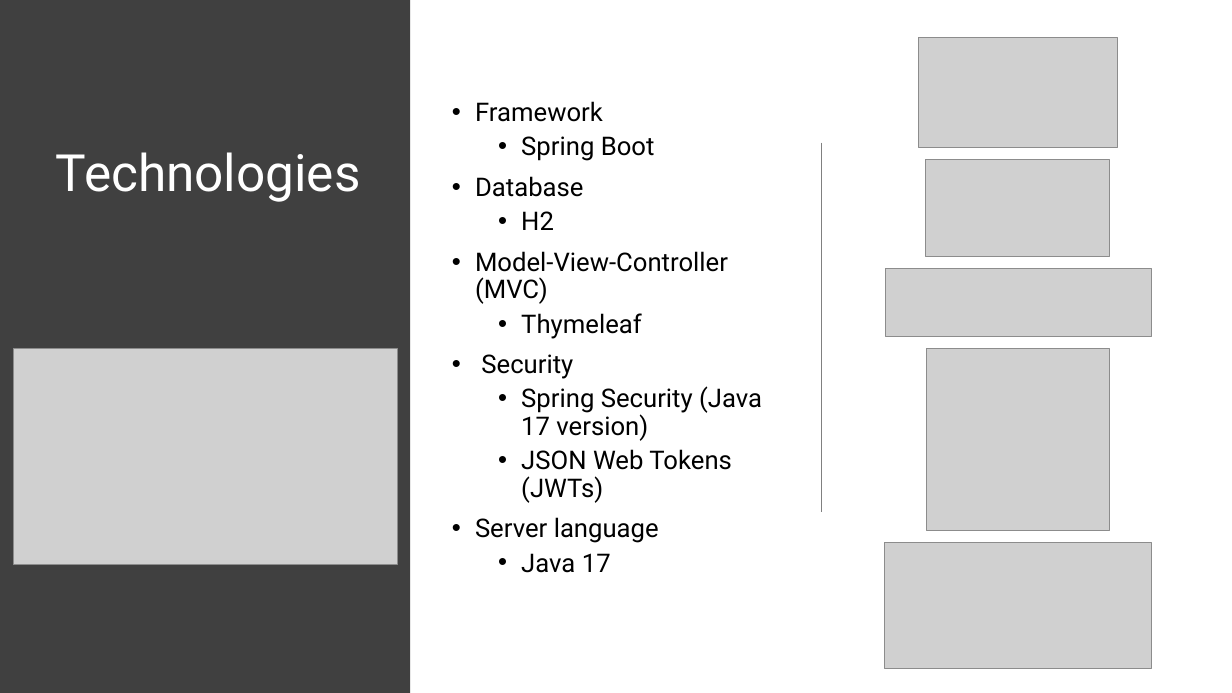
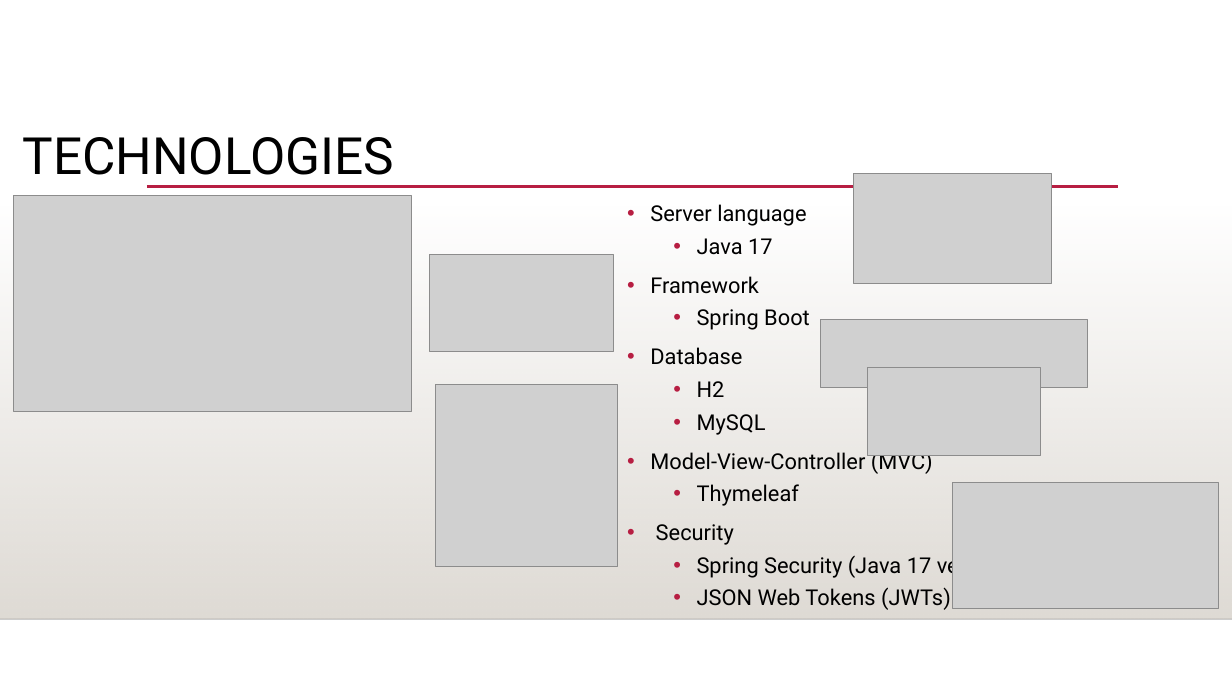
Before and after one commit to fcynnek/Final-Project, a slide deck: slide 7 of Final Project Documentation/Final Project Presentation.pptx. Drawn at 1232x693 pixels with LibreOffice and Linux fonts; fonts in the diff are those of the drawing; grey boxes stand for pictures; background and template pictures are left out. Boxes give left, top, right and bottom in pixels: in the first picture for what was removed or moved away, otherwise in the second. Text is boxed around its words. In the diff, an @@ line names an element or a change of style, - is before the commit and + after.

```diff
--- a/Final Project Documentation/Final Project Presentation.pptx
+++ b/Final Project Documentation/Final Project Presentation.pptx
@@ rectangle removed at (x1=0, y1=0, x2=410, y2=693) @@
@@ title at (x1=22, y1=137, x2=393, y2=187): text changed; text colour #FFFFFF to #000000 @@
-Technologies
+TECHNOLOGIES
@@ line removed from (822, 142) to (822, 512) @@
@@ picture moved from (x1=919, y1=38, x2=1117, y2=148) to (x1=854, y1=173, x2=1053, y2=283) @@
@@ rectangle added at (x1=0, y1=204, x2=1232, y2=619), fill gradient #DFDBD5 @@
@@ picture resized from (x1=13, y1=348, x2=397, y2=565) to (x1=13, y1=195, x2=411, y2=411) @@
@@ line added from (147, 187) to (1118, 187), #B71E42 2.5 pt @@
@@ text "Server language" moved from (x1=475, y1=101, x2=762, y2=573) to (x1=650, y1=204, x2=1015, y2=610) @@
@@ text at (x1=650, y1=204, x2=806, y2=255): paragraphs added @@
+• Server language
+  • Java 17
@@ picture moved from (x1=926, y1=160, x2=1110, y2=257) to (x1=430, y1=255, x2=614, y2=352) @@
@@ text at (x1=650, y1=276, x2=1015, y2=610): size 20 to 17 pt in "Framework", "Spring Boot", "Database", "H2" and 5 more places; line spacing 0.9 to 1 @@
@@ picture moved from (x1=885, y1=269, x2=1152, y2=336) to (x1=821, y1=320, x2=1087, y2=387) @@
@@ picture moved from (x1=927, y1=348, x2=1109, y2=531) to (x1=435, y1=384, x2=617, y2=567) @@
@@ picture added at (x1=867, y1=367, x2=1041, y2=456) @@
@@ text at (x1=697, y1=414, x2=766, y2=435): paragraph added @@
+  • MySQL
@@ picture moved from (x1=885, y1=543, x2=1152, y2=668) to (x1=953, y1=483, x2=1219, y2=609) @@
@@ text at (x1=475, y1=517, x2=659, y2=573): paragraphs removed @@
-• Server language
-  • Java 17
@@ line added from (0, 619) to (1232, 619), #000001 1 pt @@
```
Also in this commit, not shown: 9 other slides changed.
